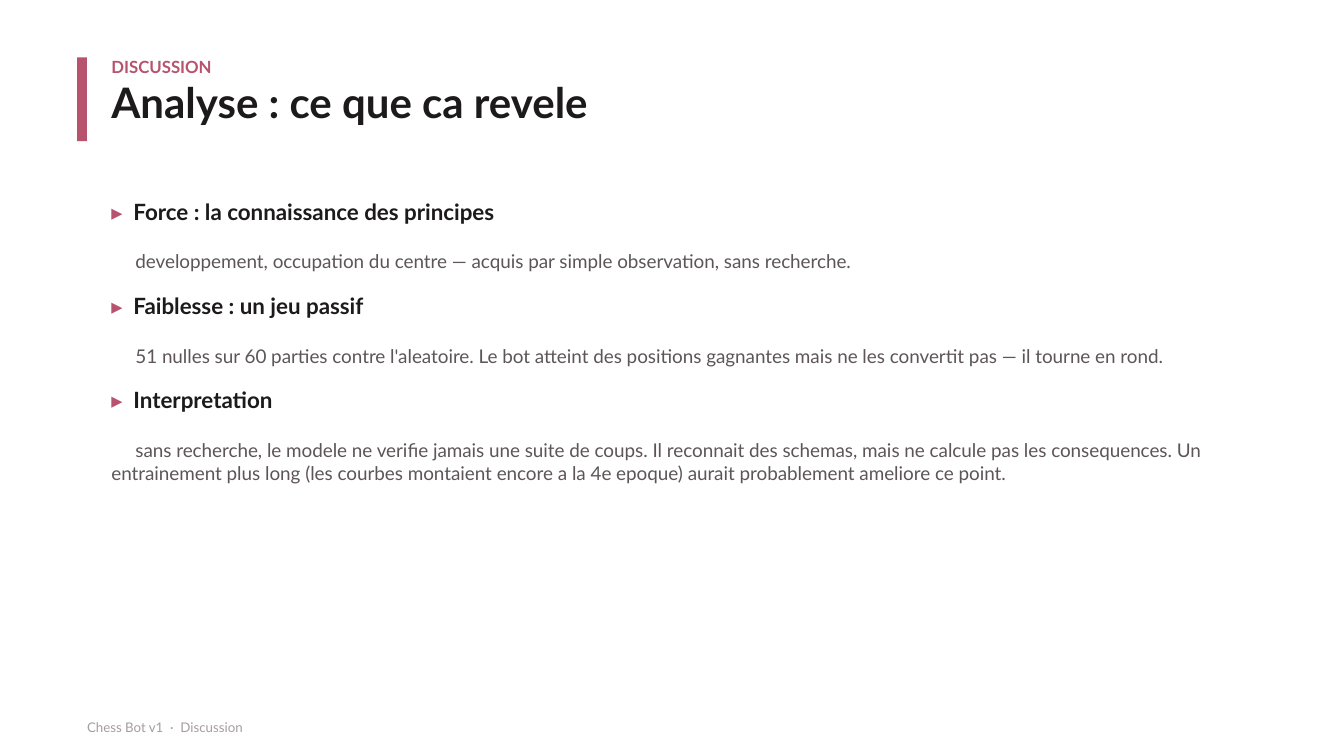
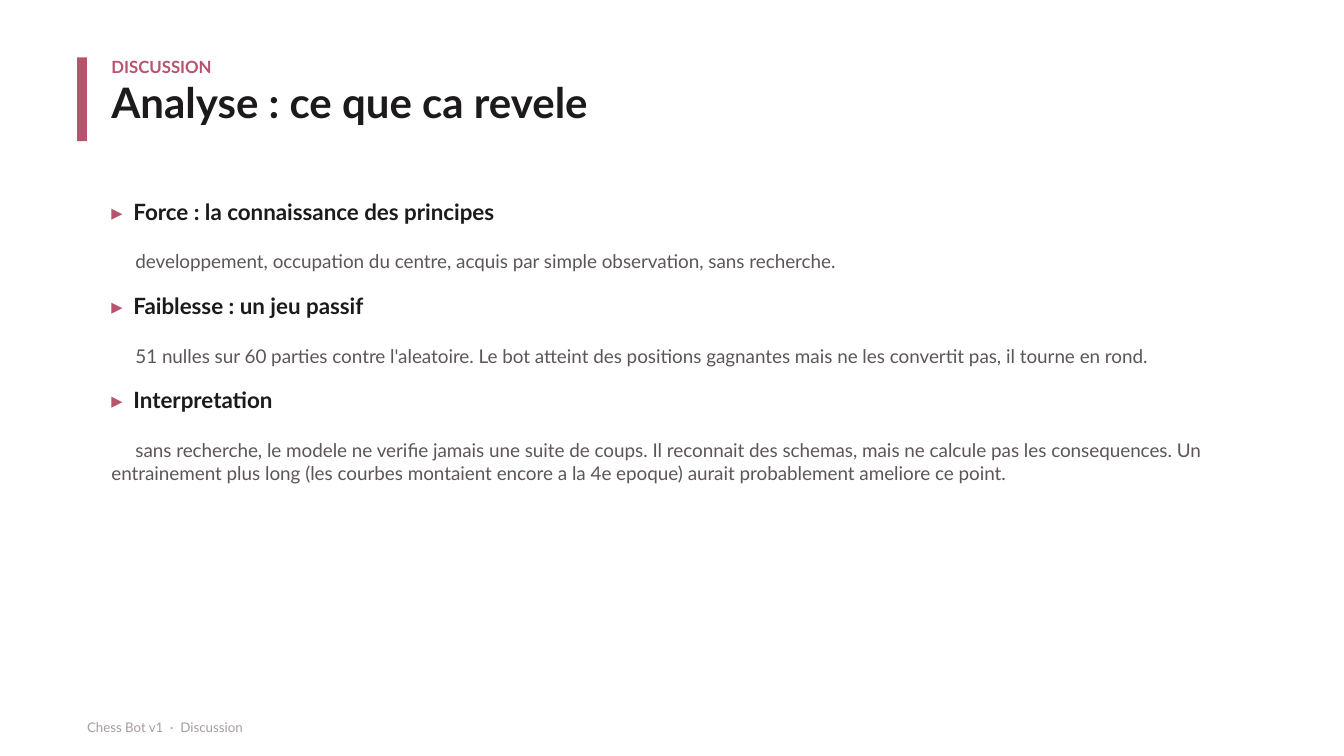
Before and after one commit to naadjath/chess-bot-v1, a slide deck: slide 13 of LIVRABLES/6-Soutenance/Soutenance.pptx. Drawn at 1344x756 pixels with LibreOffice and Linux fonts; fonts in the diff are those of the drawing. Boxes give left, top, right and bottom in pixels: in the first picture for what was removed or moved away, otherwise in the second. Text is boxed around its words. In the diff, an @@ line names an element or a change of style, - is before the commit and + after.

```diff
--- a/LIVRABLES/6-Soutenance/Soutenance.pptx
+++ b/LIVRABLES/6-Soutenance/Soutenance.pptx
@@ text at (x1=135, y1=254, x2=835, y2=272): text changed @@
-developpement, occupation du centre — acquis par simple observation, sans recherche.
+developpement, occupation du centre, acquis par simple observation, sans recherche.
@@ text at (x1=135, y1=349, x2=1148, y2=367): text changed @@
-51 nulles sur 60 parties contre l'aleatoire. Le bot atteint des positions gagnantes mais ne les convertit pas — il tourne en rond.
+51 nulles sur 60 parties contre l'aleatoire. Le bot atteint des positions gagnantes mais ne les convertit pas, il tourne en rond.
```
Also in this commit, not shown: 11 other slides changed, 3 other files.
